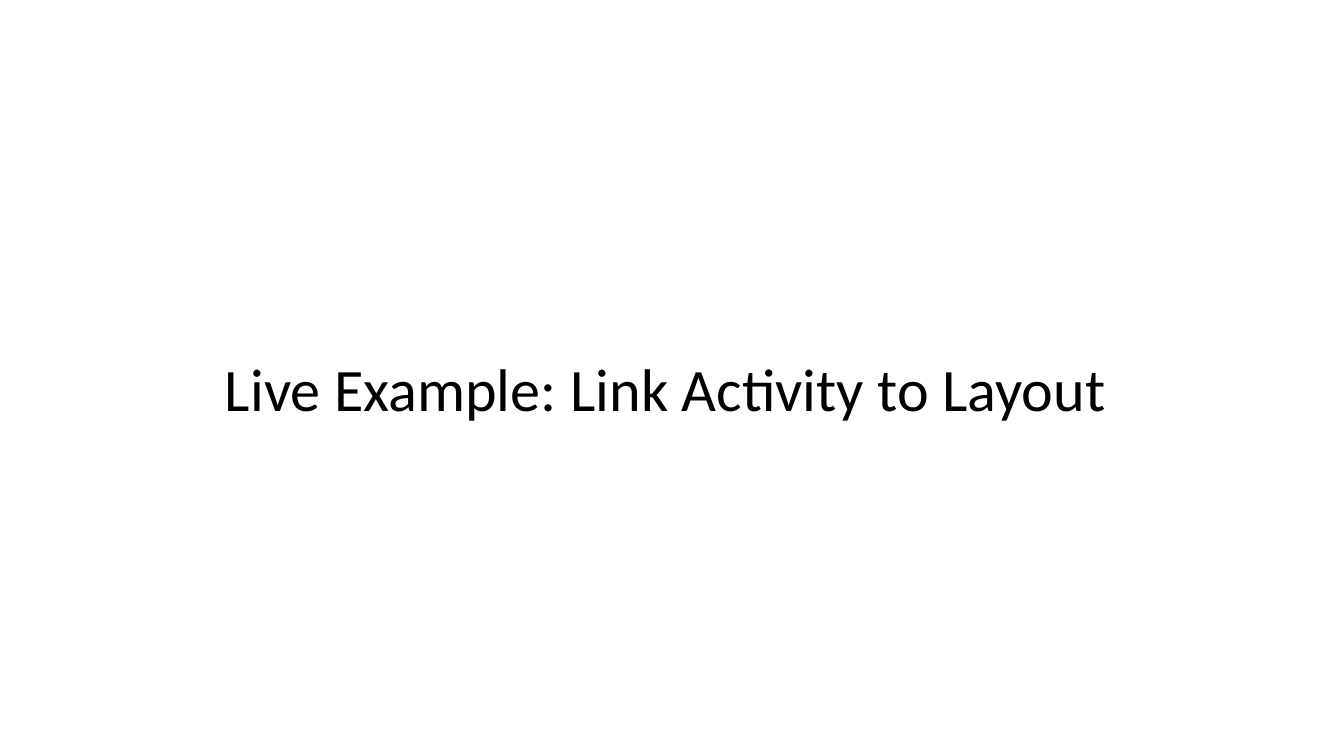
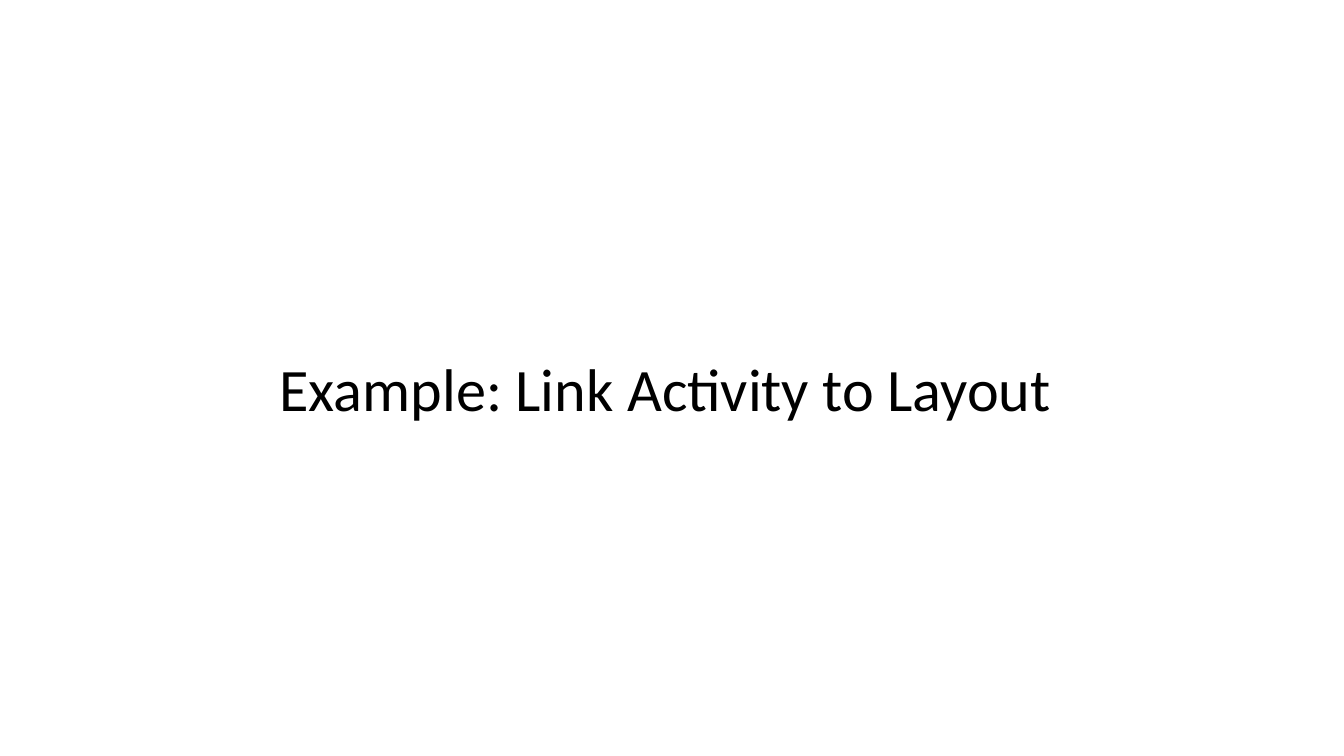
Before and after one commit to Batch-xx/Android-Lunch-Learn, a slide deck: slide 34 of slides/Android Studio_Activities_Fragments.pptx (slide 29 before the commit). Drawn at 1344x756 pixels with LibreOffice and Linux fonts; fonts in the diff are those of the drawing; background and template pictures are left out. Boxes give left, top, right and bottom in pixels: in the first picture for what was removed or moved away, otherwise in the second. Text is boxed around its words. In the diff, an @@ line names an element or a change of style, - is before the commit and + after.

```diff
--- a/slides/Android Studio_Activities_Fragments.pptx
+++ b/slides/Android Studio_Activities_Fragments.pptx
@@ text at bbox=[280, 369, 1051, 421]: text changed @@
-Live Example: Link Activity to Layout
+Example: Link Activity to Layout
```
Also in this commit, not shown: 8 other slides changed, 19 slides added, 4 slides removed, 1 other file.
